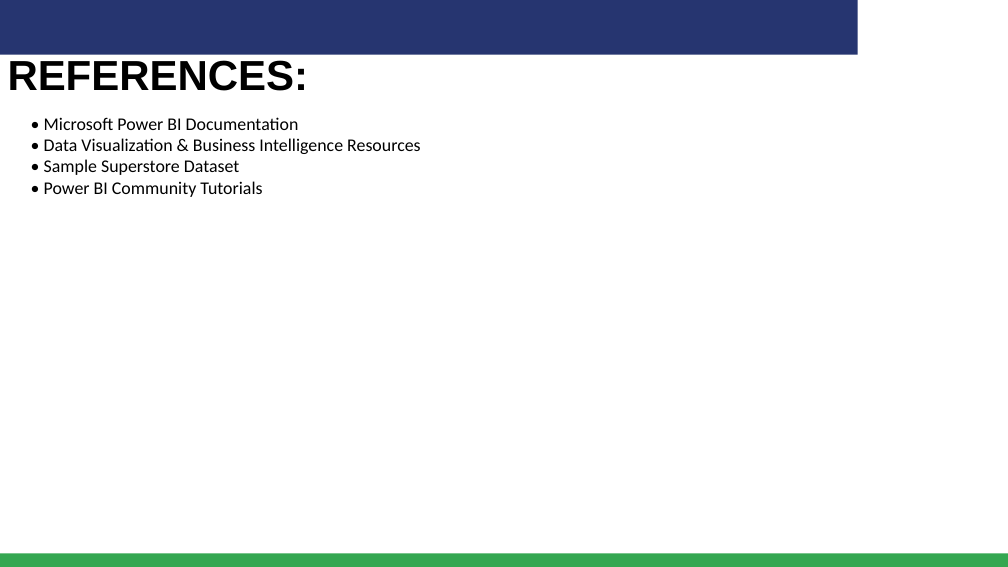
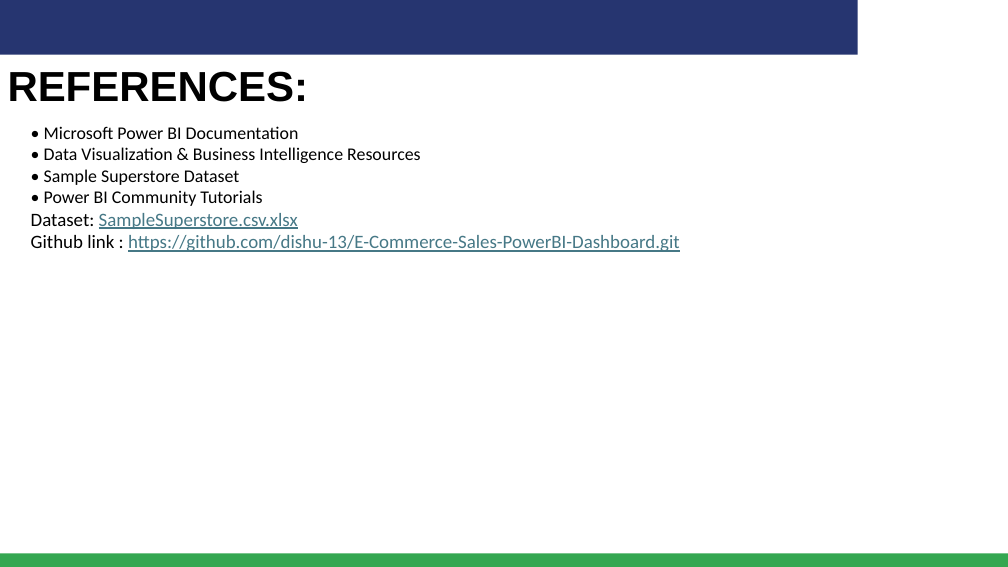
Before and after one commit to dishu-13/E-Commerce-Sales-PowerBI-Dashboard, a slide deck: slide 13 of Dishu project.pptx. Drawn at 1008x567 pixels with LibreOffice and Linux fonts; fonts in the diff are those of the drawing; background and template pictures are left out. Boxes give left, top, right and bottom in pixels: in the first picture for what was removed or moved away, otherwise in the second. Text is boxed around its words. In the diff, an @@ line names an element or a change of style, - is before the commit and + after.

```diff
--- a/Dishu project.pptx
+++ b/Dishu project.pptx
@@ text "• Microsoft Power BI Documentation ..." moved from (x1=44, y1=117, x2=421, y2=197) to (x1=31, y1=126, x2=680, y2=252) @@
@@ title "REFERENCES:" moved from (x1=8, y1=60, x2=309, y2=91) to (x1=8, y1=71, x2=309, y2=102) @@
@@ text at (x1=31, y1=213, x2=680, y2=252): paragraphs added @@
+Dataset: SampleSuperstore.csv.xlsx
+Github link : https://github.com/dishu-13/E-Commerce-Sales-PowerBI-Dashboard.git
```
Also in this commit, not shown: 1 other slide changed.
